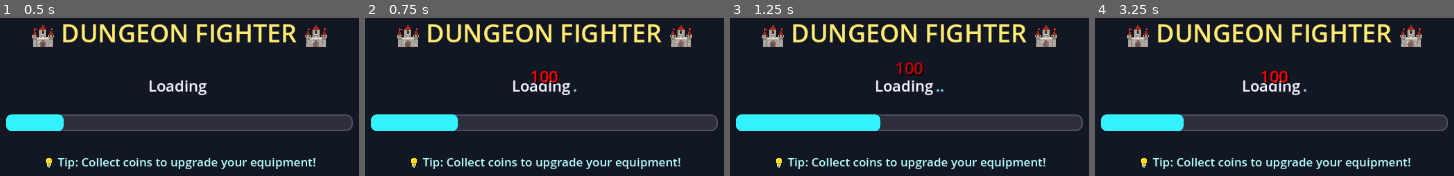
Above: before the commit, frames 1-4 (left to right).
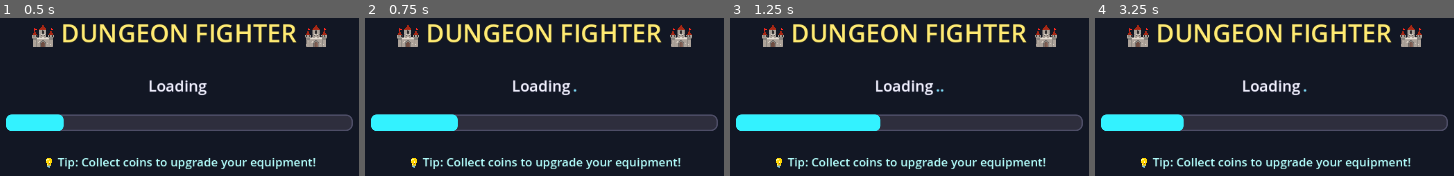
Above: after the commit, the same moments.

Repository: thaner66666666/game-1
Game: Godot game, scene res://Scenes/main.tscn
The game is run twice, just before and just after one commit, with the same random seed, the same clock (stepped at 60 frames per second) and the same inputs.
Inputs (mouse positions are in pixels of both pictures, inside the frame that each line leads up to):
- Up to frame 1 (0.5 s): no input
- Up to frame 2 (0.75 s): tap Enter (ui_accept) at 0.5 s; move the mouse to (720, 76) at 0.52 s; press the mouse at (720, 76) at 0.53 s; hold D (move_right) from 0.53 s (still down)
- Up to frame 3 (1.25 s): keep holding D (move_right); tap Enter (ui_accept) at 0.77 s
- Up to frame 4 (3.25 s): move the mouse to (1112, 120) at 1.27 s; release D (move_right) at 1.28 s; release the mouse at (1112, 120) at 1.28 s; hold S (move_down) 1.28-2.03 s; tap Space (dash) at 1.35 s; tap Enter (ui_accept) at 1.52, 3.02 s; move the mouse to (outside the picture) at 2.02 s; hold D (move_right) 2.03-2.78 s; tap Q (drop_weapon) at 2.1 s; move the mouse to (outside the picture) at 2.77 s; hold W (move_up) from 2.78 s (still down); tap E (interaction) at 2.85 s; click (outside the picture) at 2.92 s

Frame 1 is identical in both runs. In frame 2, 0.4% of the frame differs, in the area x 46-55%, y 33-43%; in frame 3, 0.4%; in frame 4, 0.4%.
Error before the commit: Invalid access to property or key 'current_scene_changed' on a base object of type 'SceneTree'. (res://dot)

Commit message:
Improve damage number cleanup and scene handling
Updated damage_numbers.gd for better scene change handling and label cleanup, including Godot 4 compatibility changes. Added logic in player.gd to clear all damage numbers when the player dies, ensuring proper cleanup before respawn. Added debug print statements for better traceability.

Diff:
--- a/dot gds/damage_numbers.gd
+++ b/dot gds/damage_numbers.gd
@@ -26,24 +26,32 @@
 func _ready():
 	add_to_group("damage_numbers")
 	_update_scene_references()
-
-	# 🔧 FIX: Listen for scene changes to update references
+	# 🔧 FIX: Listen for scene changes to update references (Godot 4 compatibility)
 	if get_tree():
-		get_tree().current_scene_changed.connect(_on_scene_changed)
+		get_tree().tree_changed.connect(_on_scene_changed)
 
 # 🔧 FIX: Update references when scene changes
 func _update_scene_references():
-	current_scene = get_tree().current_scene if get_tree() else null
-	camera = get_viewport().get_camera_3d() if get_viewport() else null
+	if not get_tree():
+		return
+	if get_tree():
+		current_scene = get_tree().current_scene
+	else:
+		current_scene = null
+	if get_viewport():
+		camera = get_viewport().get_camera_3d()
+	else:
+		camera = null
 
 # 🔧 FIX: Handle scene changes
 func _on_scene_changed():
-	print("🔄 DamageNumbers: Scene changed, updating references")
+	print("DamageNumbers: Scene changed, updating references")
 	_clear_all_labels()
-	_update_scene_references()
+	call_deferred("_update_scene_references")
 
 # 🔧 FIX: Clear all labels safely
 func _clear_all_labels():
+	print("DamageNumbers: Clearing labels")
 	for entity in floating_labels.keys():
 		var label = floating_labels[entity]
 		if is_instance_valid(label):
@@ -136,7 +144,7 @@
 	label.add_theme_color_override("font_shadow_color", Color.BLACK)
 	label.add_theme_constant_override("shadow_offset_x", 2)
 	label.add_theme_constant_override("shadow_offset_y", 2)
-
+	print("DamageNumbers: Created label for ", text, " type=", damage_type)
 	return label
 
 func _update_existing_label(label: Label, new_text: String):
@@ -190,6 +198,7 @@
 	if entity in floating_labels:
 		var label = floating_labels[entity]
 		if is_instance_valid(label):
+			print("DamageNumbers: Destroying label for entity ", entity)
 			label.queue_free()
 		floating_labels.erase(entity)
 
--- a/dot gds/player.gd
+++ b/dot gds/player.gd
@@ -667,6 +667,11 @@
 		return
 	is_dead = true
 	print("💀 Player died - restarting in 2 seconds...")
+	# Step 4: Clear all damage numbers before respawn
+	for node in get_tree().get_nodes_in_group("damage_numbers"):
+		if node.has_method("_clear_all_labels"):
+			print("[Player] Calling damage number cleanup on ", node)
+			node._clear_all_labels()
 	set_process_input(false)
 	if movement_component:
 		movement_component.set_physics_process(false)
